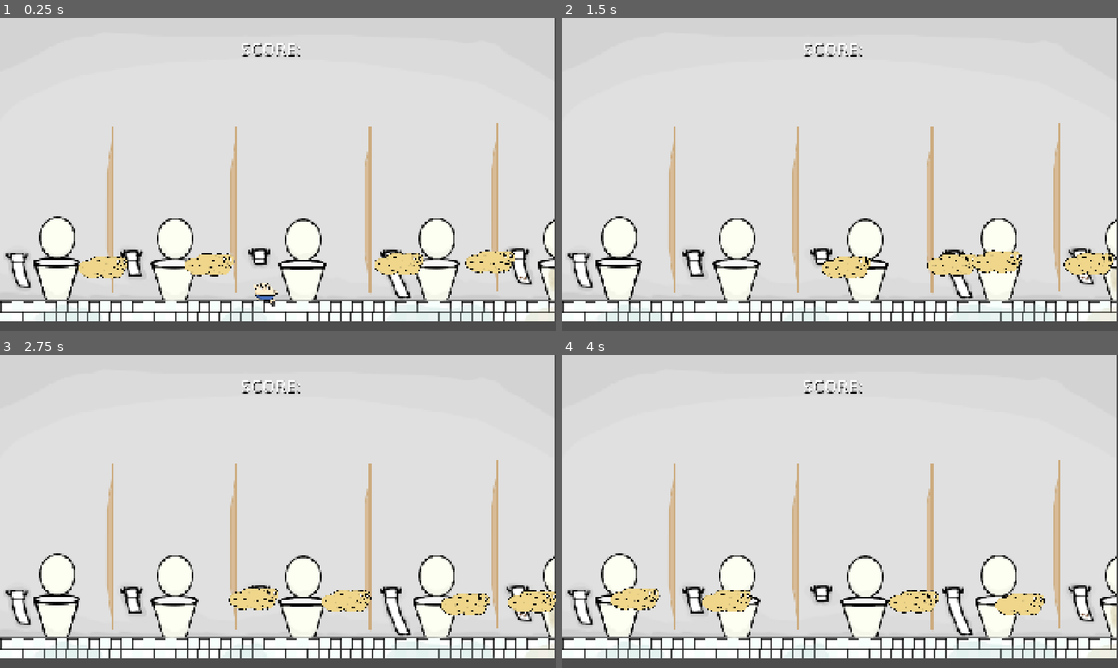
Above: before the commit, frames 1-4 (two rows, left to right).
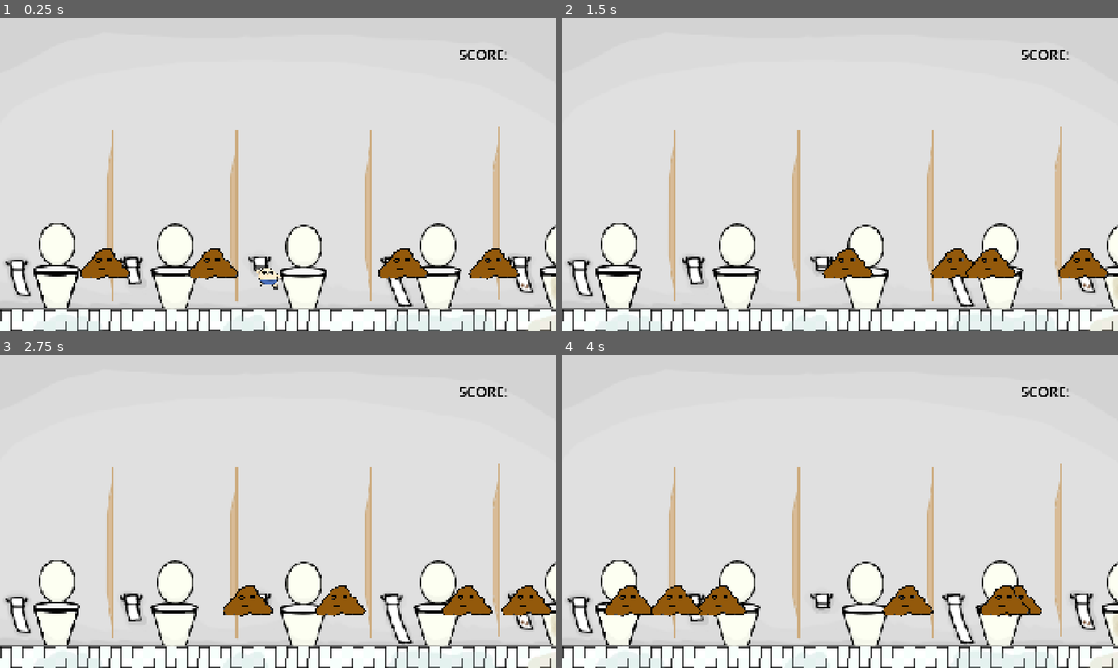
Above: after the commit, the same moments.

Repository: Jayscoobi33/Poo-game
Game: Godot game, scene res://Scenes/main_background.tscn
The game is run twice, just before and just after one commit, with the same random seed, the same clock (stepped at 60 frames per second) and the same inputs. Before the commit the project starts from res://Scenes/main-background.tscn.
Inputs:
- Up to frame 1 (0.25 s): no input
- Up to frame 2 (1.5 s): tap Enter (ui_accept) at 0.5, 0.77 s; hold Right (ui_right) from 0.53 s (still down)
- Up to frame 3 (2.75 s): tap Enter (ui_accept) at 1.52 s; release Right (ui_right) at 2.03 s; hold Left (ui_left) from 2.03 s (still down)
- Up to frame 4 (4 s): release Left (ui_left) at 2.78 s; hold Right (ui_right) from 2.78 s (still down); tap Enter (ui_accept) at 3.02, 3.77 s

The runs differ from the first frame. In frame 1, 16% of the frame differs, in the area x 0-100%, y 0-100%; in frame 2, 15%; in frame 3, 15%; in frame 4, 16%.

Commit message:
spawner and collision fixed

Diff:
--- a/poo-game/Scenes/main-background.tscn
+++ /dev/null
@@ -1,87 +0,0 @@
-[gd_scene load_steps=10 format=3 uid="uid://cuml62c5wnfy5"]
-
-[ext_resource type="PackedScene" uid="uid://db48sqf4fhhrr" path="res://Scenes/test-poo.tscn" id="1_eaxsd"]
-[ext_resource type="Script" uid="uid://bq22yudhsi304" path="res://Scripts/game_manager.gd" id="1_r2g3p"]
-[ext_resource type="Script" uid="uid://b1bgtqe7tk3wg" path="res://Scripts/background.gd" id="2_dj5li"]
-[ext_resource type="Texture2D" uid="uid://detuopa2vk05q" path="res://Assets/backgrounds/background1.png" id="2_r2g3p"]
-[ext_resource type="PackedScene" uid="uid://bj1xsavstda31" path="res://Scenes/character_body_2d.tscn" id="3_7rfvc"]
-[ext_resource type="AudioStream" uid="uid://bhkbhqqexx2v0" path="res://Assets/Audio/Gunther - Ding Dong Song.mp3" id="3_oo45x"]
-
-[sub_resource type="WorldBoundaryShape2D" id="WorldBoundaryShape2D_eaxsd"]
-distance = 7.0
-
-[sub_resource type="WorldBoundaryShape2D" id="WorldBoundaryShape2D_873dq"]
-normal = Vector2(-0.024386, -0.999703)
-distance = -239.514
-
-[sub_resource type="WorldBoundaryShape2D" id="WorldBoundaryShape2D_7rfvc"]
-normal = Vector2(4.06901e-06, -1)
-distance = -11.9036
-
-[node name="Background" type="Node2D"]
-position = Vector2(380, -880)
-
-[node name="GameManager" type="Node" parent="."]
-unique_name_in_owner = true
-script = ExtResource("1_r2g3p")
-
-[node name="background" type="Sprite2D" parent="."]
-position = Vector2(579, 1370.75)
-scale = Vector2(3.98333, 3.88333)
-texture = ExtResource("2_r2g3p")
-script = ExtResource("2_dj5li")
-
-[node name="AudioStreamPlayer2D" type="AudioStreamPlayer2D" parent="background"]
-position = Vector2(-38, 25)
-stream = ExtResource("3_oo45x")
-
-[node name="Player" parent="." instance=ExtResource("3_7rfvc")]
-position = Vector2(534, 1752)
-
-[node name="Camera2D" type="Camera2D" parent="."]
-position = Vector2(-379, 847)
-anchor_mode = 0
-
-[node name="StaticBody2D" type="StaticBody2D" parent="."]
-z_index = 1
-position = Vector2(459, 1778)
-
-[node name="bottom boundary" type="CollisionShape2D" parent="StaticBody2D"]
-position = Vector2(70, 123)
-shape = SubResource("WorldBoundaryShape2D_eaxsd")
-
-[node name="StaticBody2D2" type="StaticBody2D" parent="."]
-
-[node name="left boundary" type="CollisionShape2D" parent="StaticBody2D2"]
-position = Vector2(-141, 1969)
-rotation = 1.5708
-shape = SubResource("WorldBoundaryShape2D_873dq")
-
-[node name="StaticBody2D3" type="StaticBody2D" parent="."]
-
-[node name="right boundary" type="CollisionShape2D" parent="StaticBody2D3"]
-position = Vector2(1525, 1803)
-rotation = -1.5708
-shape = SubResource("WorldBoundaryShape2D_7rfvc")
-
-[node name="test-poo" parent="." instance=ExtResource("1_eaxsd")]
-position = Vector2(-154, 1754)
-
-[node name="test-poo2" parent="." instance=ExtResource("1_eaxsd")]
-position = Vector2(213, 1745)
-
-[node name="test-poo3" parent="." instance=ExtResource("1_eaxsd")]
-position = Vector2(868, 1743)
-
-[node name="test-poo4" parent="." instance=ExtResource("1_eaxsd")]
-position = Vector2(1183, 1735)
-
-[node name="score" type="Label" parent="."]
-offset_left = 354.0
-offset_top = 911.0
-offset_right = 757.0
-offset_bottom = 1048.0
-theme_override_colors/font_color = Color(1, 1, 1, 1)
-theme_override_colors/font_shadow_color = Color(0, 0, 0, 1)
-theme_override_font_sizes/font_size = 60
-horizontal_alignment = 1
--- /dev/null
+++ b/poo-game/Scenes/main_background.tscn
@@ -0,0 +1,91 @@
+[gd_scene load_steps=12 format=3 uid="uid://cuml62c5wnfy5"]
+
+[ext_resource type="Script" uid="uid://bq22yudhsi304" path="res://Scripts/game_manager.gd" id="1_gdigm"]
+[ext_resource type="Texture2D" uid="uid://detuopa2vk05q" path="res://Assets/backgrounds/toilets_update.png" id="2_i84xb"]
+[ext_resource type="Script" uid="uid://b1bgtqe7tk3wg" path="res://Scripts/background.gd" id="3_b2ldo"]
+[ext_resource type="AudioStream" uid="uid://bhkbhqqexx2v0" path="res://Assets/Audio/Gunther - Ding Dong Song.mp3" id="4_uyj5p"]
+[ext_resource type="PackedScene" uid="uid://bj1xsavstda31" path="res://Scenes/character_body_2d.tscn" id="5_v762a"]
+[ext_resource type="PackedScene" uid="uid://db48sqf4fhhrr" path="res://Scenes/test_poo.tscn" id="6_uxx0p"]
+[ext_resource type="PackedScene" uid="uid://c2nisbdtehnis" path="res://Scenes/poo1LeftSpawner.tscn" id="7_knyi6"]
+[ext_resource type="PackedScene" uid="uid://cnutwa2ht2frl" path="res://Scenes/poo1RightSpawner.tscn" id="8_i84xb"]
+
+[sub_resource type="WorldBoundaryShape2D" id="WorldBoundaryShape2D_eaxsd"]
+distance = 19.0
+
+[sub_resource type="WorldBoundaryShape2D" id="WorldBoundaryShape2D_873dq"]
+distance = 23.0
+
+[sub_resource type="WorldBoundaryShape2D" id="WorldBoundaryShape2D_7rfvc"]
+
+[node name="Background" type="Node2D"]
+
+[node name="GameManager" type="Node" parent="."]
+unique_name_in_owner = true
+script = ExtResource("1_gdigm")
+
+[node name="background" type="Sprite2D" parent="."]
+position = Vector2(960.063, 540.062)
+scale = Vector2(3.99974, 3.99954)
+texture = ExtResource("2_i84xb")
+script = ExtResource("3_b2ldo")
+
+[node name="AudioStreamPlayer2D" type="AudioStreamPlayer2D" parent="background"]
+position = Vector2(-240, -135)
+stream = ExtResource("4_uyj5p")
+
+[node name="Player" parent="." instance=ExtResource("5_v762a")]
+position = Vector2(924, 852)
+
+[node name="Camera2D" type="Camera2D" parent="."]
+anchor_mode = 0
+
+[node name="StaticBody2D" type="StaticBody2D" parent="."]
+z_index = 1
+position = Vector2(852, 948)
+
+[node name="bottom boundary" type="CollisionShape2D" parent="StaticBody2D"]
+position = Vector2(-852, 151)
+shape = SubResource("WorldBoundaryShape2D_eaxsd")
+
+[node name="StaticBody2D2" type="StaticBody2D" parent="."]
+position = Vector2(260, -5)
+
+[node name="left boundary" type="CollisionShape2D" parent="StaticBody2D2"]
+position = Vector2(-283, 1049)
+rotation = 1.5708
+shape = SubResource("WorldBoundaryShape2D_873dq")
+
+[node name="StaticBody2D3" type="StaticBody2D" parent="."]
+position = Vector2(238, 222)
+
+[node name="right boundary" type="CollisionShape2D" parent="StaticBody2D3"]
+position = Vector2(1682, 858)
+rotation = -1.5708
+shape = SubResource("WorldBoundaryShape2D_7rfvc")
+
+[node name="test_poo" parent="." instance=ExtResource("6_uxx0p")]
+position = Vector2(236, 900)
+
+[node name="test_poo2" parent="." instance=ExtResource("6_uxx0p")]
+position = Vector2(610, 900)
+
+[node name="test_poo3" parent="." instance=ExtResource("6_uxx0p")]
+position = Vector2(1265, 900)
+
+[node name="test_poo4" parent="." instance=ExtResource("6_uxx0p")]
+position = Vector2(1580, 900)
+
+[node name="score" type="Label" parent="."]
+z_index = 1
+offset_left = 1582.0
+offset_top = 89.0
+offset_right = 1880.0
+offset_bottom = 158.0
+theme_override_colors/font_color = Color(0, 0, 0, 1)
+theme_override_font_sizes/font_size = 50
+
+[node name="Poo1LeftSpawner" parent="." instance=ExtResource("7_knyi6")]
+position = Vector2(-100, 900)
+
+[node name="Poo1LeftSpawner2" parent="." instance=ExtResource("8_i84xb")]
+position = Vector2(2020, 900)
--- /dev/null
+++ b/poo-game/Scenes/poo1LeftSpawner.tscn
@@ -0,0 +1,16 @@
+[gd_scene load_steps=3 format=3 uid="uid://c2nisbdtehnis"]
+
+[ext_resource type="Texture2D" uid="uid://3p6b4avt2bdc" path="res://Assets/sprites/poo1LeftSpawner.png" id="1_pewis"]
+[ext_resource type="Script" uid="uid://nivtwy7outfv" path="res://Scripts/poo1spawner.gd" id="1_rbws7"]
+
+[node name="Poo1LeftSpawner" type="Node2D"]
+script = ExtResource("1_rbws7")
+
+[node name="Sprite2D" type="Sprite2D" parent="."]
+texture = ExtResource("1_pewis")
+
+[node name="Timer" type="Timer" parent="."]
+wait_time = 3.0
+autostart = true
+
+[connection signal="timeout" from="Timer" to="." method="_on_timer_timeout"]
--- /dev/null
+++ b/poo-game/Scenes/poo1RightSpawner.tscn
@@ -0,0 +1,16 @@
+[gd_scene load_steps=3 format=3 uid="uid://cnutwa2ht2frl"]
+
+[ext_resource type="Script" uid="uid://nivtwy7outfv" path="res://Scripts/poo1spawner.gd" id="1_2ufnw"]
+[ext_resource type="Texture2D" uid="uid://3p6b4avt2bdc" path="res://Assets/sprites/poo1LeftSpawner.png" id="2_bmfhf"]
+
+[node name="Poo1LeftSpawner" type="Node2D"]
+script = ExtResource("1_2ufnw")
+
+[node name="Sprite2D" type="Sprite2D" parent="."]
+texture = ExtResource("2_bmfhf")
+
+[node name="Timer" type="Timer" parent="."]
+wait_time = 3.0
+autostart = true
+
+[connection signal="timeout" from="Timer" to="." method="_on_timer_timeout"]
--- /dev/null
+++ b/poo-game/Scenes/test_poo.tscn
@@ -0,0 +1,19 @@
+[gd_scene load_steps=4 format=3 uid="uid://db48sqf4fhhrr"]
+
+[ext_resource type="Script" uid="uid://d2u7n3dklap3n" path="res://Scripts/test_poo.gd" id="1_i6vh3"]
+[ext_resource type="Texture2D" uid="uid://c272j7gj5scqd" path="res://Assets/sprites/poo-1.png" id="1_utbu7"]
+
+[sub_resource type="RectangleShape2D" id="RectangleShape2D_i6vh3"]
+size = Vector2(31.5003, 156)
+
+[node name="test-poo" type="CharacterBody2D"]
+script = ExtResource("1_i6vh3")
+
+[node name="Sprite2D" type="Sprite2D" parent="."]
+position = Vector2(1, -53)
+texture = ExtResource("1_utbu7")
+
+[node name="CollisionShape2D" type="CollisionShape2D" parent="."]
+position = Vector2(-4.31538e-05, -27.2501)
+rotation = 1.5708
+shape = SubResource("RectangleShape2D_i6vh3")
--- a/poo-game/Scripts/player.gd
+++ b/poo-game/Scripts/player.gd
@@ -26,8 +26,30 @@
 		kill_sound.play()
 		collision.queue_free()
 		pass
+	var dead = false
+	var regex = RegEx.new()
+	regex.compile("test_poo*")
+	var rayCasts =[ray_cast_left, ray_cast_right, ray_cast_up]
 
-	if ray_cast_left.is_colliding() || ray_cast_right.is_colliding() || ray_cast_up.is_colliding():
+	for i in rayCasts:
+		if i.is_colliding() && regex.search(i.get_collider().name) != null:
+			queue_free()
+
+	#if ray_cast_left.is_colliding() && \
+		#ray_cast_left.get_collider().name == "test-poo":
+		#dead = true
+	#
+	#if ray_cast_right.is_colliding() && \
+		#ray_cast_right.get_collider().name == "test-poo":
+		#dead = true
+	#
+	#if ray_cast_up.is_colliding() && \
+		#ray_cast_up.get_collider().name == "test-poo":
+	#
+		#dead = true
+
+
+	if dead == true:
 		queue_free()
 
 	# Handle jump.
--- /dev/null
+++ b/poo-game/Scripts/poo1spawner.gd
@@ -0,0 +1,17 @@
+extends Node2D
+
+@export var TEST_POO_LEFT = preload("res://Scenes/test_poo.tscn")
+
+func _ready() -> void:
+	pass
+
+func _physics_process(delta: float) -> void:
+	pass
+
+
+
+func _on_timer_timeout() -> void:
+	var poo1Right = TEST_POO_LEFT.instantiate()
+	get_parent().add_child(poo1Right)
+	poo1Right.direction = 0;
+	poo1Right.global_position = global_position
--- a/poo-game/project.godot
+++ b/poo-game/project.godot
@@ -11,7 +11,7 @@
 [application]
 
 config/name="Poo-game"
-run/main_scene="res://Scenes/main-background.tscn"
+run/main_scene="res://Scenes/main_background.tscn"
 config/features=PackedStringArray("4.4", "Forward Plus")
 config/icon="res://icon.svg"
 
@@ -24,6 +24,11 @@
 window/size/viewport_width=1920
 window/size/viewport_height=1080
 window/stretch/mode="canvas_items"
+
+[editor]
+
+version_control/plugin_name="GitPlugin"
+version_control/autoload_on_startup=true
 
 [input]
 
Not shown, removed: poo-game/Assets/backgrounds/background1.png.import
Renamed: poo-game/Assets/backgrounds/background1.png -> poo-game/Assets/backgrounds/toilets_update.png
Not shown, added: poo-game/Assets/backgrounds/toilets_update.png.import
Binary file added: poo-game/Assets/sprites/poo1LeftSpawner.png
Not shown, added: poo-game/Assets/sprites/poo1LeftSpawner.png.import
Not shown: 1 places in poo-game/Scenes/test-poo.tscn that only renumber resources
Not shown, added: poo-game/Scripts/poo1spawner.gd.uid
Not shown, added: poo-game/addons/godot-git-plugin/git_plugin.gdextension.uid
Not shown, added: poo-game/addons/godot-git-plugin/plugin.cfg
Not shown, added: poo-game/addons/godot-git-plugin/LICENSE
Not shown, added: poo-game/addons/godot-git-plugin/THIRDPARTY.md
Not shown, added: poo-game/addons/godot-git-plugin/git_plugin.gdextension
(and 6 more such lines)
